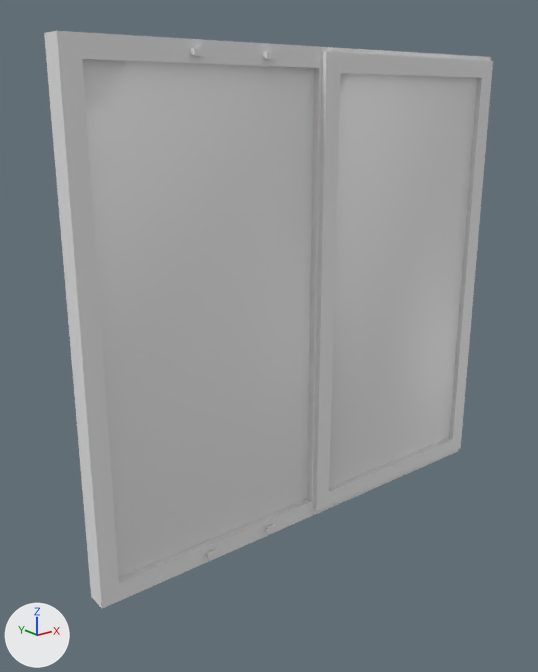
A saved change to the Blender file 3d_models/window/window.blend.
Both versions are drawn from a 50 mm camera at (-1.342, -1.513, 2.106) aimed at (-0.088, 0.055, 1.479). Every picture has the same lights, and +X, +Y and +Z are marked at lower left. The same objects are shown in both versions, whatever each file hides.

Objects in the first picture: 'Glass.004', 'Glass.005', 'Okno (Stvorka).001', 'window_hall.001'.
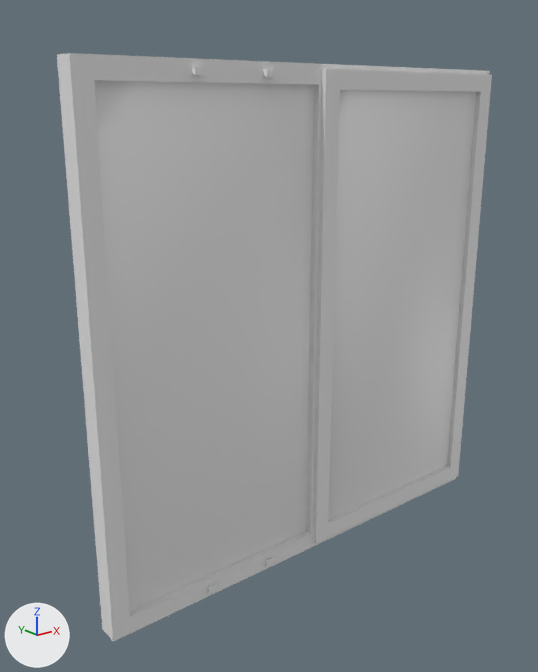
Boxes [x1, y1, x2, y2] around the edits, measured in the pictures (538 x 672 px; the box of a moved part takes in the faces that stretch with it):
'Glass.004', moved, rescaled
    before: [82, 60, 314, 578]
    after: [94, 81, 314, 611]
'Glass.005', moved, rescaled
    before: [329, 73, 477, 488]
    after: [328, 90, 476, 520]
'window_hall.001', reshaped, moved
    before: [44, 31, 491, 608]
    after: [57, 53, 490, 642]
'Okno (Stvorka).001', reshaped, moved
    before: [313, 51, 493, 511]
    after: [313, 68, 492, 543]
part 1 of me_mesh_001, moved or reshaped
    before: [321, 51, 493, 439]
    after: [313, 68, 492, 529]
part 2 of me_mesh_002, moved or reshaped
    before: [188, 39, 491, 502]
    after: [191, 58, 490, 534]
part 3 of me_mesh_002, moved or reshaped
    before: [90, 544, 206, 608]
    after: [101, 579, 207, 642]
part 4 of me_mesh_002, moved or reshaped
    before: [44, 31, 191, 591]
    after: [57, 53, 191, 625]

The edits, one by one:
me_mesh_001 has 118 vertices, 110 faces and spans x 0.005..0.696, y -0.05..0.02, z 0.022..1.32.
me_mesh_001 is used by ob_okno__stvorka__001; parent ob_window_hall_001; location (-1.695, 5.611, 0.908); rotation (0.0, 0.0, 6.283), in degrees (0, 0, 360).
me_mesh_001 part 1: all 59 vertices in x 0.005..0.696, y -0.05..0.02, z 1.27..1.32 are moved by (0.0, 0.0, 0.07).
me_mesh_002 has 240 vertices, 242 faces and spans x -0.957..0.443, y -0.045..0.03, z 0.0..1.33.
me_mesh_002 is used by ob_window_hall_001; location (0.27, -0.002, 0.91).
me_mesh_002 part 2: all 96 vertices in x -0.649..0.443, y -0.045..0.03, z 1.28..1.33 are moved by (0.0, 0.0, 0.07).
me_mesh_002 part 3: all 24 vertices in x -0.957..-0.907, y -0.03..0.03, z 0.0..0.05 are moved by (0.023, 0.0, 0.0).
me_mesh_002 part 4: all 24 vertices in x -0.957..-0.907, y -0.03..0.03, z 1.28..1.33 are moved by (0.023, 0.0, 0.07).
Object 'window_hall.001' (ob_window_hall_001) moves from (0.27, -0.002, 0.91) to (0.27, -0.002, 0.8).
Object 'Glass.004' (ob_glass_004) is rescaled from (0.799, 1.0, 0.579) to (0.799, 1.0, 0.624).
Object 'Glass.005' (ob_glass_005) is rescaled from (0.747, 1.0, 0.579) to (0.747, 1.0, 0.624).
